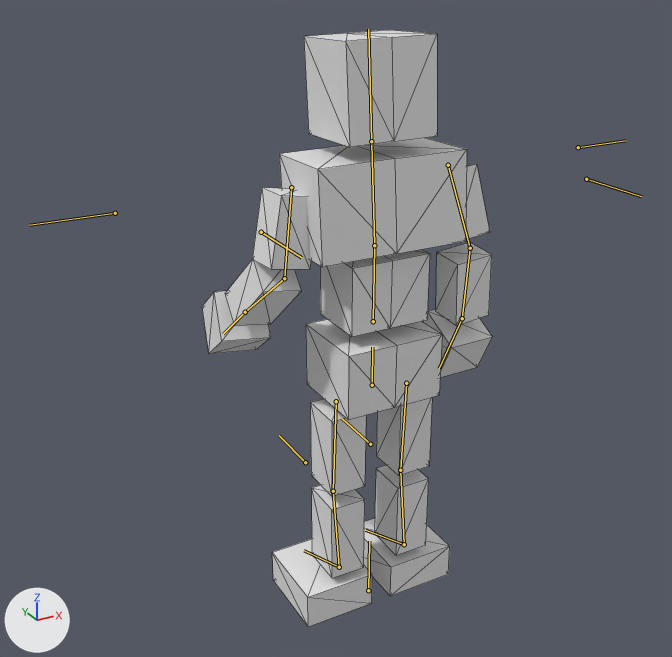
What one commit did to the glTF model BrowserGame/public/models/ToyQuest.glb.
Camera for both pictures: a 50 mm lens placed at (-10.13, -16.65, 11.13), pointed at (-0.36, 1.1, 2.25). Arrows for +X, +Y and +Z are at lower left; the lights stay in place. Both versions are drawn at frame 20 of the action '03_chest.walk'; the numbers are the values there. The bones that bend it are drawn over the model as lines. Mesh edges are drawn as thin lines.

Objects in the first picture: '立方体'.
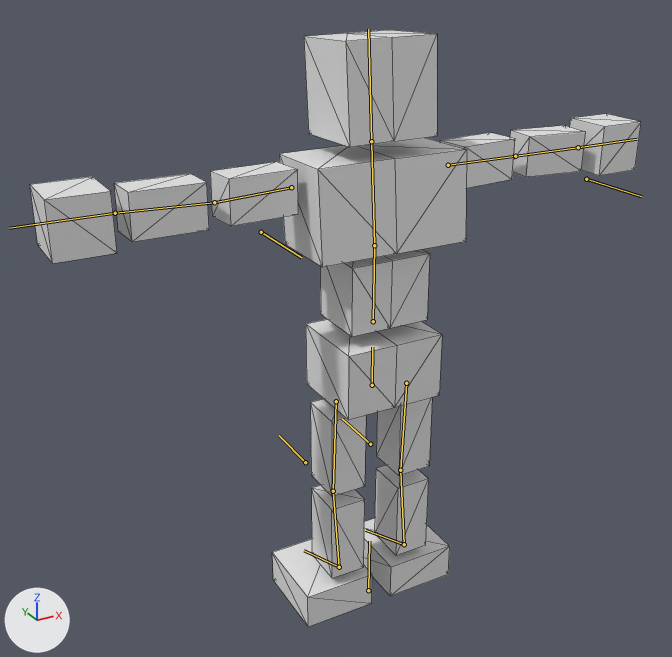
Where the change shows, as pixel boxes (x1, y1, x2, y2) in the pictures (672 x 657 px):
'立方体', posed (110% wider): before (202, 30, 492, 627); after (30, 30, 641, 627)
bone 'upper arm.R', root to tip: before (291, 187) to (284, 278); after (291, 187) to (214, 202)
bone 'forearm.R', root to tip: before (284, 278) to (245, 312); after (214, 202) to (115, 213)
bone 'hand.R', root to tip: before (245, 312) to (223, 334); after (115, 213) to (9, 228)
bone 'upper arm.L', root to tip: before (448, 165) to (470, 248); after (448, 165) to (515, 156)
bone 'forearm.L', root to tip: before (470, 248) to (462, 318); after (515, 156) to (578, 147)
bone 'hand.L', root to tip: before (462, 318) to (439, 368); after (578, 147) to (637, 139)

The edits, one by one:
Bone 'upper arm.R' (bone_upper_arm_r) turns from (5, -2, 78) to (8, -3, -1) degrees about its own x, y and z.
Bone 'forearm.R' (bone_forearm_r) turns from (-44, 0, 1) to (-3, 0, 0) degrees about its own x, y and z.
Bone 'hand.R' (bone_hand_r) turns from (-11, 4, 10) to (-1, 0, 1) degrees about its own x, y and z.
Bone 'upper arm.L' (bone_upper_arm_l) turns from (19, -10, -85) to (-11, 3, -2) degrees about its own x, y and z.
Bone 'forearm.L' (bone_forearm_l) turns from (-21, 0, 0) to (13, 0, 0) degrees about its own x, y and z.
Bone 'hand.L' (bone_hand_l) turns from (-23, 1, -3) to (-6, 0, 0) degrees about its own x, y and z.
